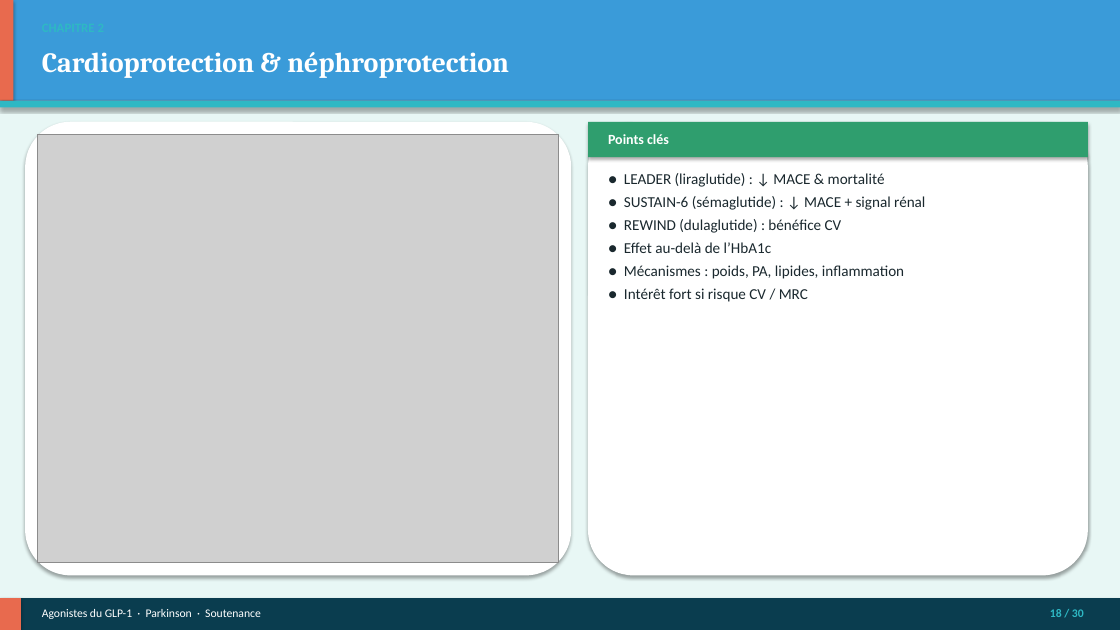
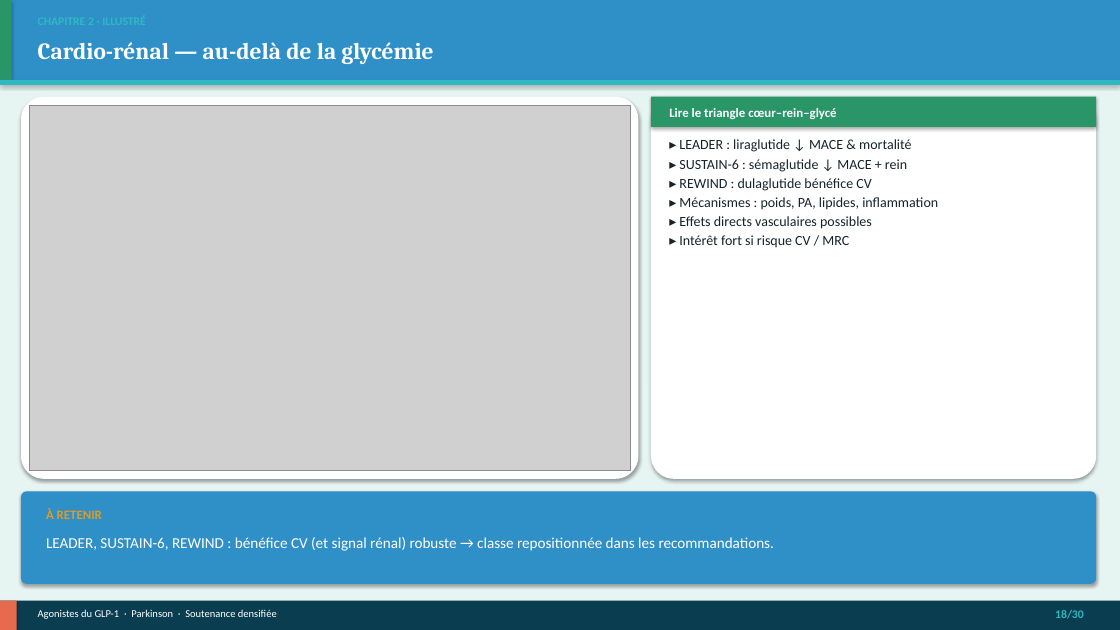
Before and after one commit to Mashtal-Platform/mashtal-platform, a slide deck: slide 18 of docs/presentation/Soutenance_GLP1_Parkinson.pptx. Drawn at 1120x630 pixels with LibreOffice and Linux fonts; fonts in the diff are those of the drawing; grey boxes stand for pictures. Boxes give left, top, right and bottom in pixels: in the first picture for what was removed or moved away, otherwise in the second. Text is boxed around its words. In the diff, an @@ line names an element or a change of style, - is before the commit and + after.

```diff
--- a/docs/presentation/Soutenance_GLP1_Parkinson.pptx
+++ b/docs/presentation/Soutenance_GLP1_Parkinson.pptx
@@ rectangle at <box>0,0,1120,630</box>: fill #E8F7F5 to #E6F4F2 @@
@@ rectangle: place and size @@
-rectangle at <box>0,0,1120,101</box>
+rectangle at <box>0,0,1120,80</box>
@@ rectangle at <box>0,0,1120,80</box>: fill #3A9BD9 to #2F8FC7 @@
@@ rectangle: place and size @@
-rectangle at <box>0,0,13,101</box>
+rectangle at <box>0,0,12,80</box>
@@ rectangle at <box>0,0,12,80</box>: fill #E86A4E to #2A9668 @@
@@ text at <box>38,42,433,64</box>: text changed; size 24 to 20 pt @@
-Cardioprotection & néphroprotection
+Cardio-rénal — au-delà de la glycémie
@@ rectangle: place and size @@
-rectangle at <box>0,101,1120,108</box>
+rectangle at <box>0,80,1120,85</box>
@@ rounded rectangle: place and size @@
-rounded rectangle at <box>25,122,571,576</box>
+rounded rectangle at <box>21,97,639,479</box>
@@ rounded rectangle at <box>21,97,639,479</box>: proportions changed @@
@@ picture: place and size @@
-picture at <box>38,134,559,563</box>
+picture at <box>29,105,630,471</box>
@@ rounded rectangle at <box>651,97,1096,479</box>: proportions changed @@
@@ rounded rectangle: place and size @@
-rounded rectangle at <box>588,122,1088,576</box>
+rounded rectangle at <box>651,97,1096,479</box>
@@ rectangle: place and size @@
-rectangle at <box>588,122,1088,157</box>
+rectangle at <box>651,97,1096,127</box>
@@ rectangle at <box>651,97,1096,127</box>: fill #2F9E6E to #2A9668 @@
@@ text at <box>669,108,836,119</box>: text changed; size 12 to 11 pt @@
-Points clés
+Lire le triangle cœur–rein–glycé
@@ text at <box>679,139,938,247</box>: text changed; size 13 to 12 pt; text colour #1A282E to #16242A @@
-● LEADER (liraglutide) : ↓ MACE & mortalité
-● SUSTAIN-6 (sémaglutide) : ↓ MACE + signal rénal
-● REWIND (dulaglutide) : bénéfice CV
-● Effet au-delà de l’HbA1c
-● Mécanismes : poids, PA, lipides, inflammation
-● Intérêt fort si risque CV / MRC
+▸ LEADER : liraglutide ↓ MACE & mortalité
+▸ SUSTAIN-6 : sémaglutide ↓ MACE + rein
+▸ REWIND : dulaglutide bénéfice CV
+▸ Mécanismes : poids, PA, lipides, inflammation
+▸ Effets directs vasculaires possibles
+▸ Intérêt fort si risque CV / MRC
@@ rounded rectangle added at <box>21,492,1096,584</box>, fill #2F8FC7 @@
@@ text added at <box>46,508,102,519</box>, 11 pt, text #E09B24, bold @@
+À RETENIR
@@ text added at <box>46,537,774,551</box>, 13 pt, text #FFFFFF @@
+LEADER, SUSTAIN-6, REWIND : bénéfice CV (et signal rénal) robuste → classe repositionnée dans les recommandations.
@@ rectangle: place and size @@
-rectangle at <box>0,598,21,630</box>
+rectangle at <box>0,601,17,630</box>
@@ text at <box>38,609,277,619</box>: text changed; size 10 to 9 pt @@
-Agonistes du GLP-1 · Parkinson · Soutenance
+Agonistes du GLP-1 · Parkinson · Soutenance densifiée
@@ text at <box>1055,610,1084,619</box>: spaces changed @@
-18 / 30
+18/30
```
Also in this commit, not shown: 25 other slides changed, 4 slides added, 4 slides removed, 9 other files.
